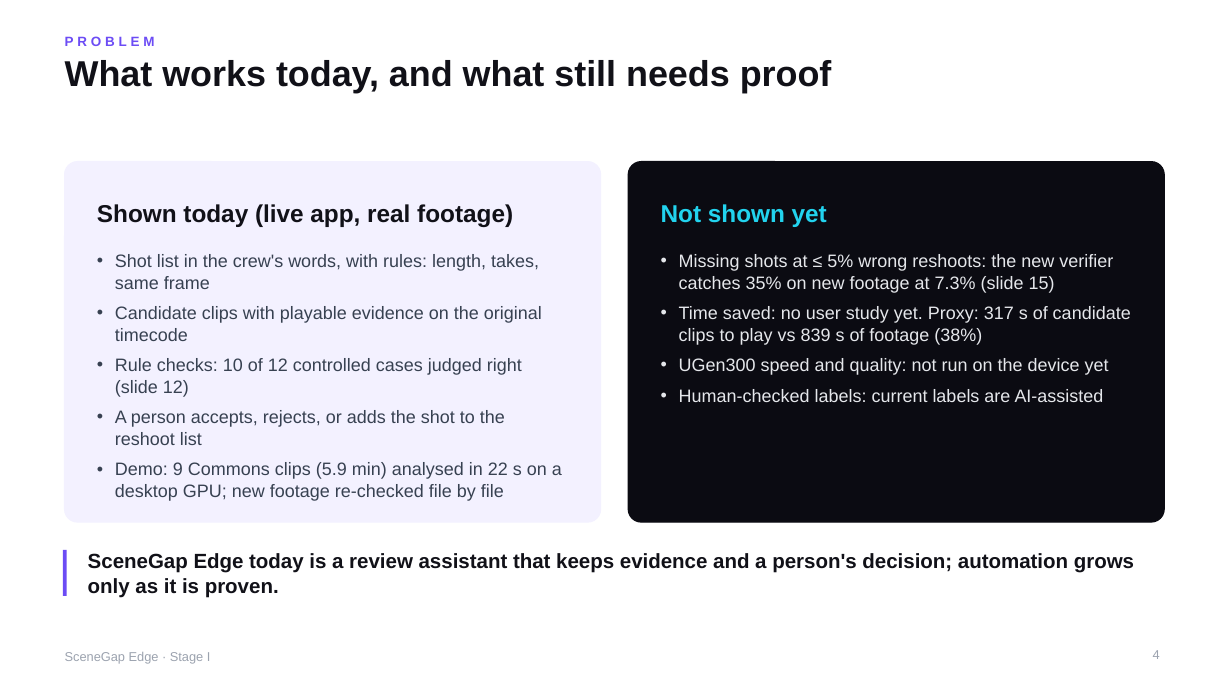
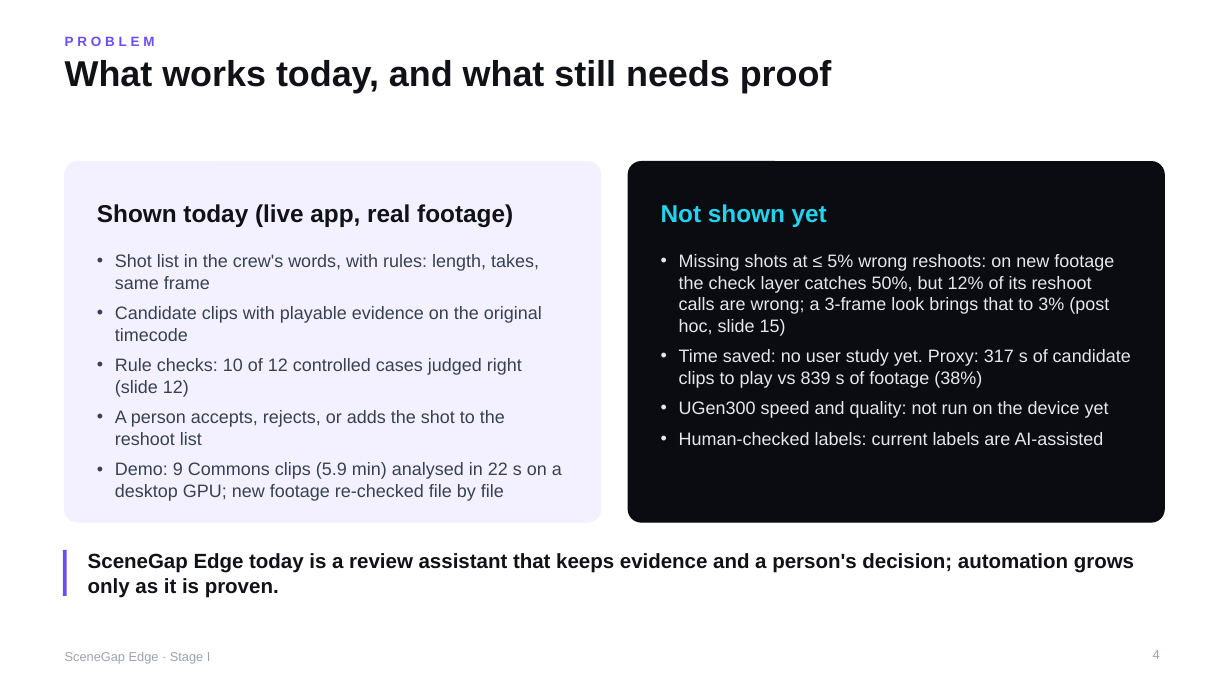
Before and after one commit to yu9bryan/scenegap-edge, a slide deck: slide 4 of docs/deck/SceneGapEdge_StageI_Proposal.pptx. Drawn at 1232x693 pixels with LibreOffice and Linux fonts; fonts in the diff are those of the drawing. Boxes give left, top, right and bottom in pixels: in the first picture for what was removed or moved away, otherwise in the second. Text is boxed around its words. In the diff, an @@ line names an element or a change of style, - is before the commit and + after.

```diff
--- a/docs/deck/SceneGapEdge_StageI_Proposal.pptx
+++ b/docs/deck/SceneGapEdge_StageI_Proposal.pptx
@@ text at <box>679,254,1114,336</box>: text changed @@
-• Missing shots at ≤ 5% wrong reshoots: the new verifier catches 35% on new footage at 7.3% (slide 15)
+• Missing shots at ≤ 5% wrong reshoots: on new footage the check layer catches 50%, but 12% of its reshoot calls are wrong; a 3-frame look brings that to 3% (post hoc, slide 15)
```
Also in this commit, not shown: 4 other slides changed, 9 other files.
